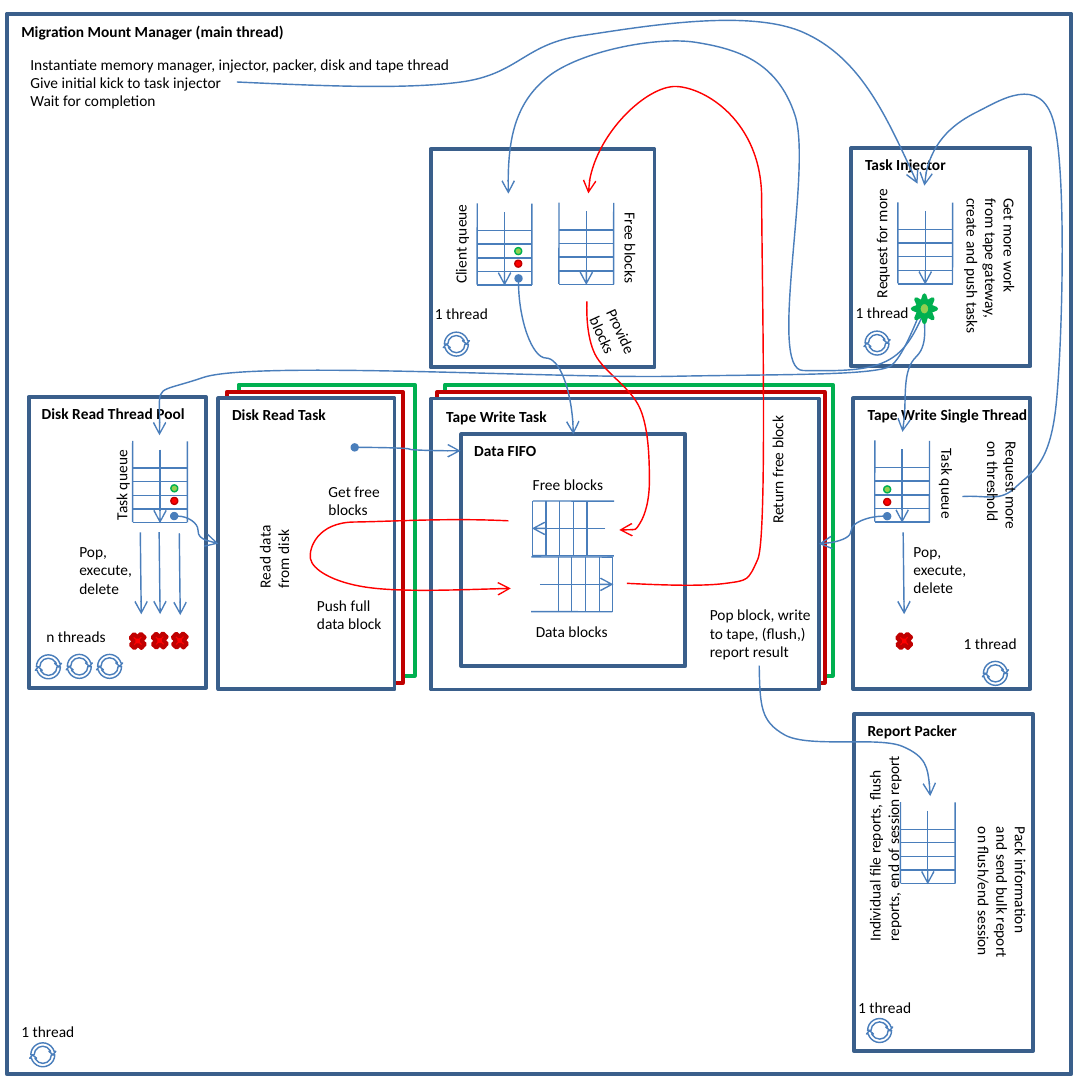
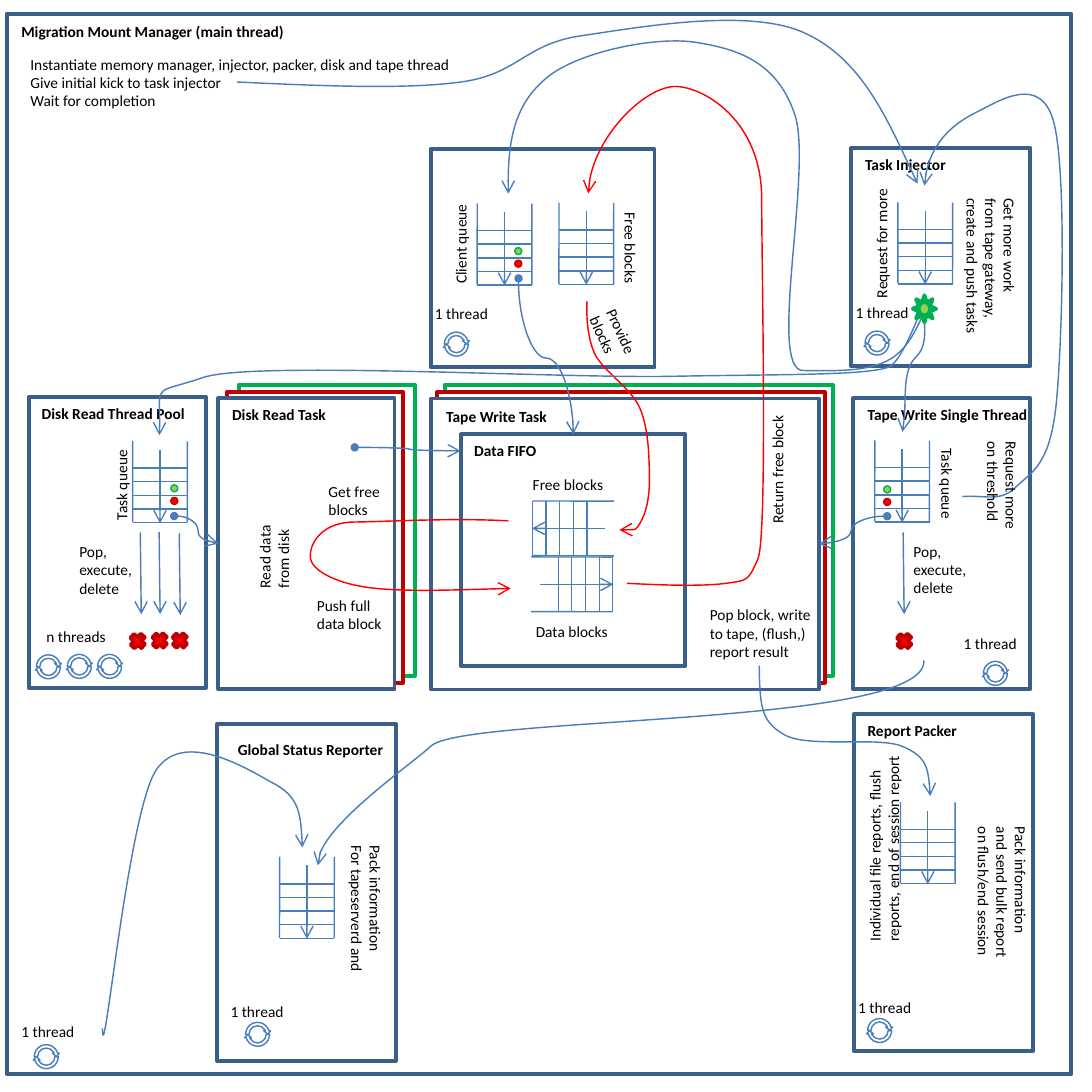
Before and after one commit to cern-cta/CTA, a slide deck: slide 1 of castor/tape/tapeserver/documentation/images/MigrationMountMM.pptx. Drawn at 1092x1092 pixels with LibreOffice and Linux fonts; fonts in the diff are those of the drawing. Boxes give left, top, right and bottom in pixels: in the first picture for what was removed or moved away, otherwise in the second. Text is boxed around its words. In the diff, an @@ line names an element or a change of style, - is before the commit and + after.

Commit message:
Updated doc's global schemas about recall/migration

```diff
--- a/castor/tape/tapeserver/documentation/images/MigrationMountMM.pptx
+++ b/castor/tape/tapeserver/documentation/images/MigrationMountMM.pptx
@@ freeform shape added at <box>318,660,924,865</box>, outline #4B7EBC 0.75 pt @@
@@ rectangle added at <box>216,723,395,1060</box>, outline #3A5F8C 2 pt @@
@@ text added at <box>238,744,383,758</box>, 8 pt, text #000000, bold @@
+Global Status Reporter
@@ freeform shape added at <box>103,751,302,1034</box>, outline #4B7EBC 0.75 pt @@
@@ group added at <box>280,856,334,938</box>: 7 lines, 1 arrow @@
@@ text added at <box>347,847,384,970</box>, 8 pt, text #000000 @@
+Pack information
+For tapeserverd and
@@ text added at <box>231,1006,284,1022</box>, 8 pt, text #000000 @@
+1 thread
@@ circular arrow: place and size @@
-circular arrow at <box>29,1041,57,1068</box>
+circular arrow at <box>33,1042,61,1070</box>
@@ circular arrow: place and size @@
-circular arrow at <box>29,1041,57,1068</box>
+circular arrow at <box>33,1042,61,1070</box>
@@ circular arrow added at <box>244,1020,272,1048</box>, outline #4B7EBC 0.75 pt @@
@@ circular arrow added at <box>244,1020,272,1048</box>, outline #4B7EBC 0.75 pt @@
```
Also in this commit, not shown: 4 other files.
